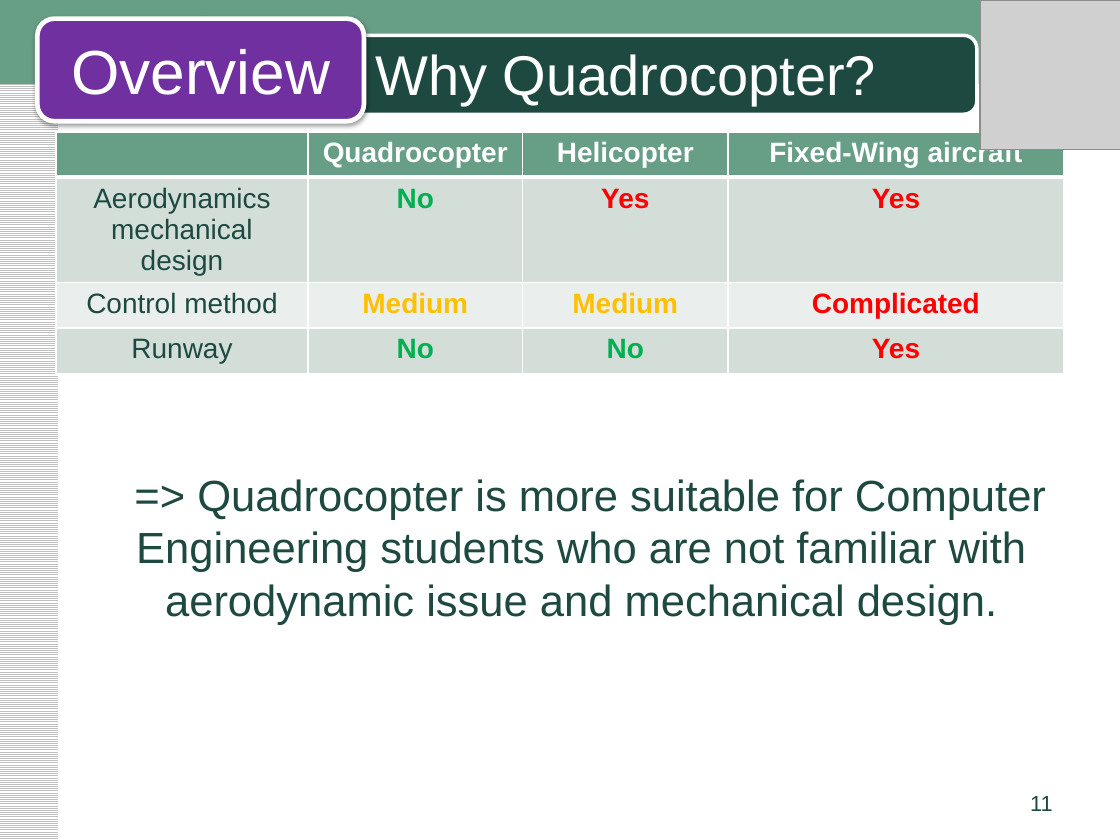
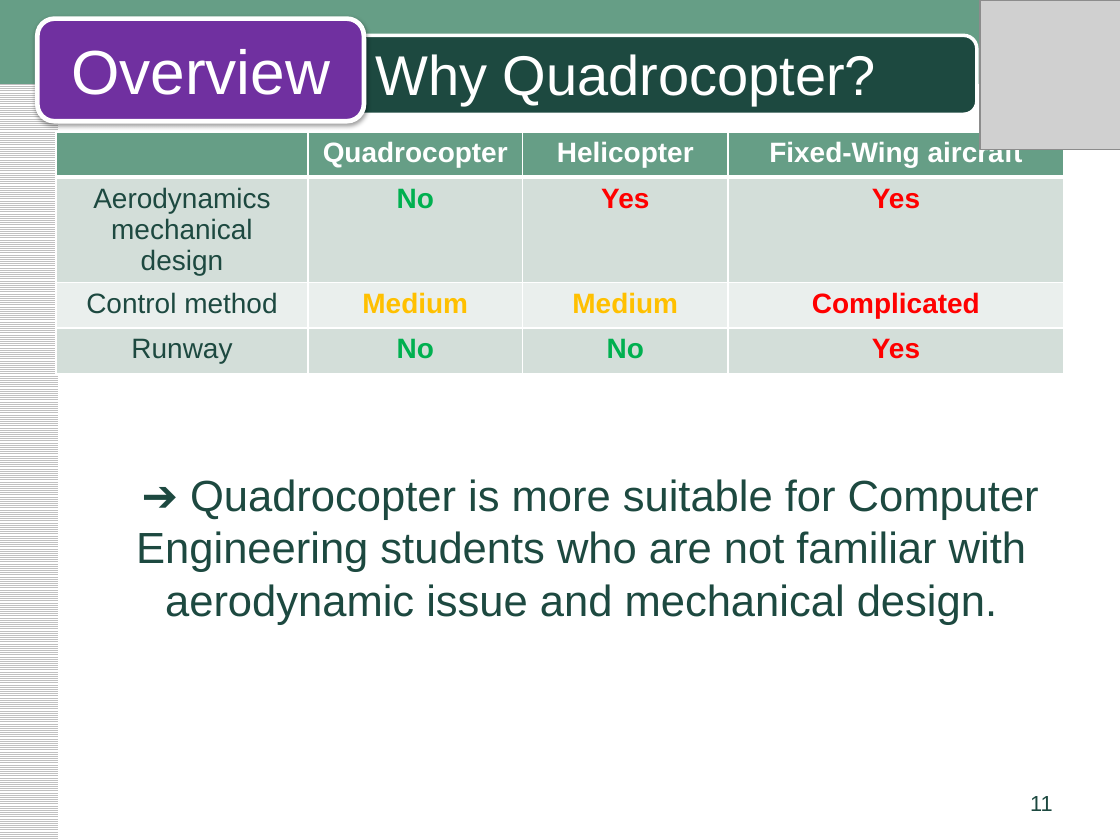
Before and after one commit to phong1990/fufo-innovation, a slide deck: slide 11 of Document/03.Requirement/FUFO_Scope_pptx.pptx. Drawn at 1120x840 pixels with LibreOffice and Linux fonts; fonts in the diff are those of the drawing; grey boxes stand for pictures. Boxes give left, top, right and bottom in pixels: in the first picture for what was removed or moved away, otherwise in the second. Text is boxed around its words. In the diff, an @@ line names an element or a change of style, - is before the commit and + after.

```diff
--- a/Document/03.Requirement/FUFO_Scope_pptx.pptx
+++ b/Document/03.Requirement/FUFO_Scope_pptx.pptx
@@ text at <box>136,479,1039,625</box>: text changed @@
-=> Quadrocopter is more suitable for Computer Engineering students who are not familiar with aerodynamic issue and mechanical design.
+➔ Quadrocopter is more suitable for Computer Engineering students who are not familiar with aerodynamic issue and mechanical design.
```
Also in this commit, not shown: 3 other slides changed.
